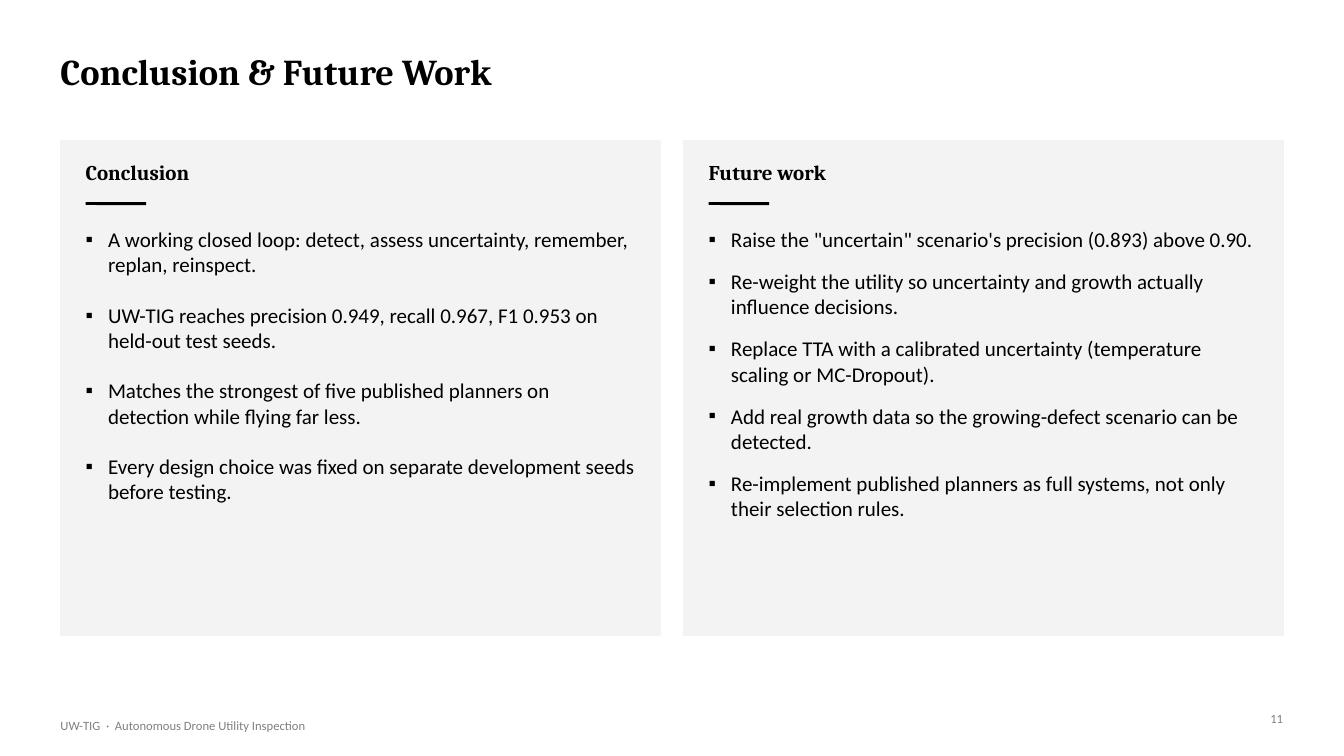
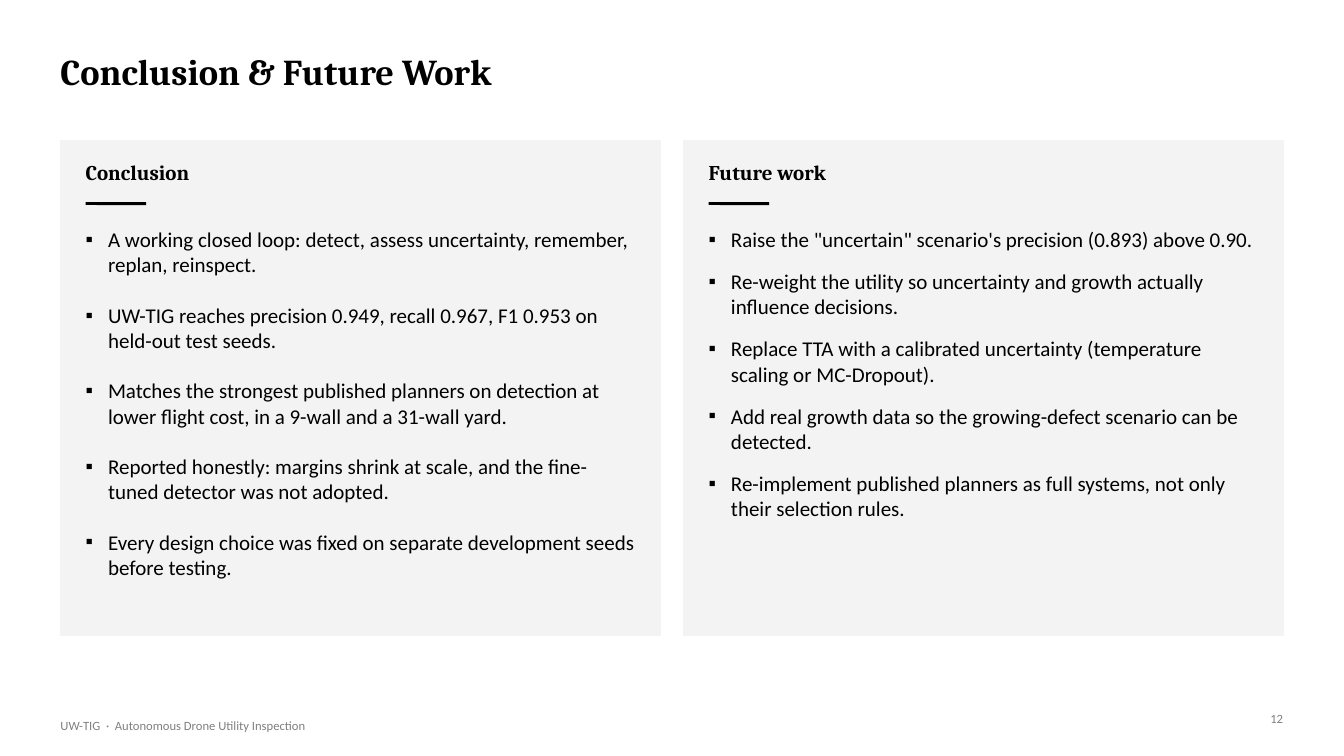
Before and after one commit to DrNeel11/project_work_1, a slide deck: slide 12 of drone-sim-today/Autonomous_Drone_Inspection_Progress.pptx (slide 11 before the commit). Drawn at 1344x756 pixels with LibreOffice and Linux fonts; fonts in the diff are those of the drawing. Boxes give left, top, right and bottom in pixels: in the first picture for what was removed or moved away, otherwise in the second. Text is boxed around its words. In the diff, an @@ line names an element or a change of style, - is before the commit and + after.

```diff
--- a/drone-sim-today/Autonomous_Drone_Inspection_Progress.pptx
+++ b/drone-sim-today/Autonomous_Drone_Inspection_Progress.pptx
@@ text at (108,383,599,503): text changed @@
-▪ Matches the strongest of five published planners on detection while flying far less.
+▪ Matches the strongest published planners on detection at lower flight cost, in a 9-wall and a 31-wall yard.
+▪ Reported honestly: margins shrink at scale, and the fine-tuned detector was not adopted.
@@ text at (1270,715,1283,723): text changed @@
-11
+12
```
Also in this commit, not shown: 2 other slides changed, 1 slide added, 2 other files.
